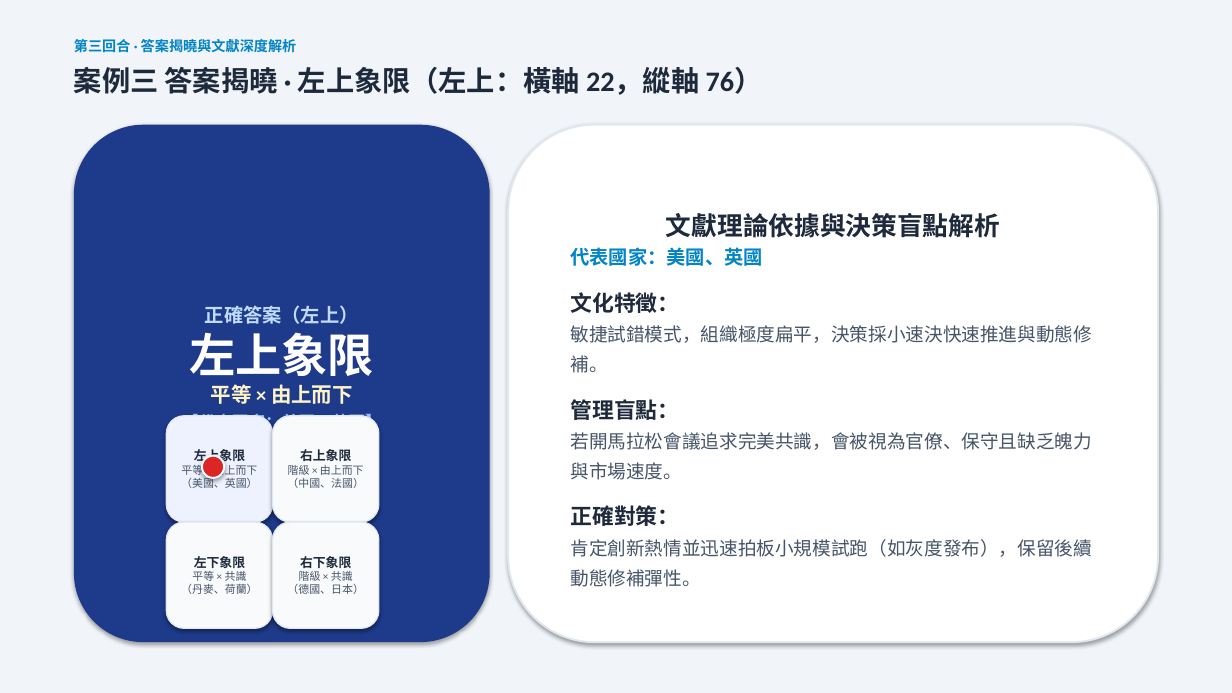
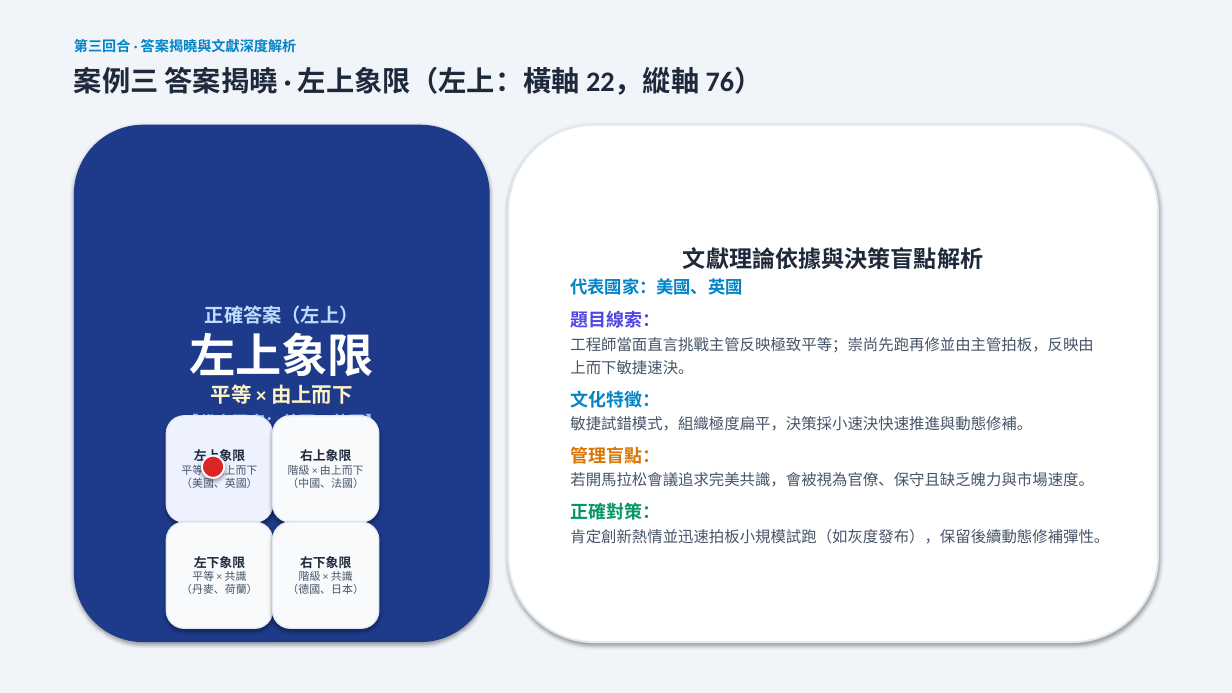
Before and after one commit to routerdd1818-tech/OB, a slide deck: slide 10 of 誰是文化王_備案簡報_Who_Is_Culture_King.pptx. Drawn at 1232x693 pixels with LibreOffice and Linux fonts; fonts in the diff are those of the drawing. Boxes give left, top, right and bottom in pixels: in the first picture for what was removed or moved away, otherwise in the second. Text is boxed around its words. In the diff, an @@ line names an element or a change of style, - is before the commit and + after.

```diff
--- a/誰是文化王_備案簡報_Who_Is_Culture_King.pptx
+++ b/誰是文化王_備案簡報_Who_Is_Culture_King.pptx
@@ text in rounded rectangle at (570,247,1109,544): size 20 to 18 pt in "文獻理論依據與決策盲點解析"; size 15 to 13.5 pt in "代表國家：美國、英國"; size 17 to 14 pt in "文化特徵：", "管理盲點：", "正確對策："; text colour #1E293B to #0284C7 in "文化特徵："; size 14.5 to 12 pt in "敏捷試錯模式，組織極度扁平，決策採小速決快速推進與動態修補。", "若開馬拉松會議追求完美共識，會被視為官僚、保守且缺乏魄力與市場速度。", "肯定創新熱情並迅速拍板小規模試跑（如灰度發布），保留後續動態修補彈性。"; text colour #1E293B to #D97706 in "管理盲點："; text colour #1E293B to #059669 in "正確對策："; less space between paragraphs; line spacing 1.35 to 1.25 @@
@@ text in rounded rectangle at (570,310,1093,375): paragraphs added @@
+題目線索：
+工程師當面直言挑戰主管反映極致平等；崇尚先跑再修並由主管拍板，反映由上而下敏捷速決。
```
Also in this commit, not shown: 3 other slides changed, 5 other files.
